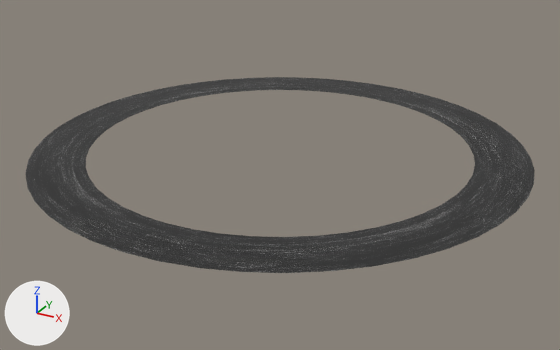
An edit to the FBX model assets/Phase3/VFX/HO_VFX_Shockwave_Flat.fbx, drawn before and after from the same camera.
The view is the same before and after, from a camera (50 mm lens) standing at (12.86, -23.39, 10.57) and looking at (0.2, -0.37, -0.94). Lighting does not change. The marker at lower left points along +X, +Y and +Z. The picture after the commit comes second. Where no turn or scale is listed for an object, it has been applied to the vertices.

Names of what the first picture shows: 'HO_VFX_Shockwave_Flat'.
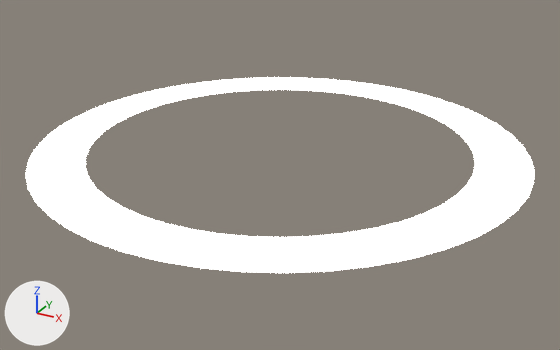
Changed parts and their boxes [x1, y1, x2, y2] in the pictures (560 x 350 px):
'HO_VFX_Shockwave_Flat', surface changed (grey to white)
    both: [25, 77, 535, 273]

The change, as a list of edits to the scene's bpy script:
```text
Change mat_ho_m_vfx_energy:
    remove # nodes: BsdfPrincipled, NormalMap, OutputMaterial, TexImage x3
    remove # uses the picture img_ho_t_vfx_energy_color_png
    nodes: BsdfPrincipled, NormalMap, OutputMaterial, TexImage x2
    colours: black #000000
```
